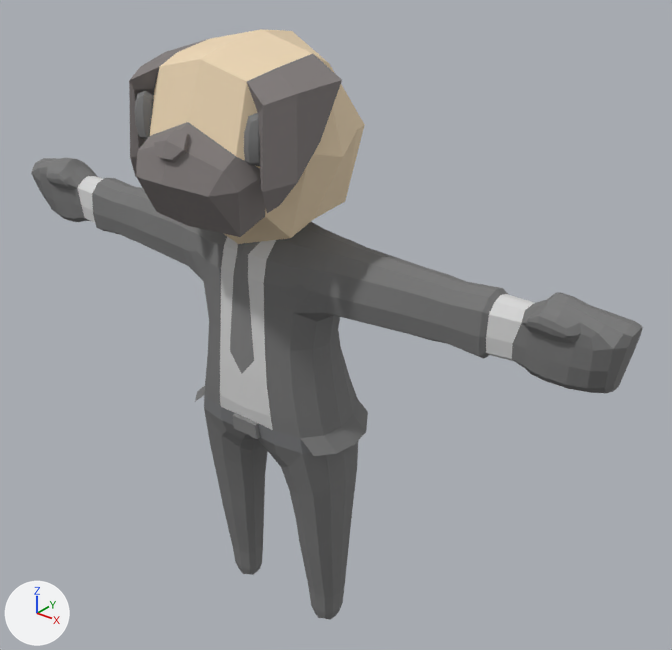
What one commit did to the glTF model client/public/assets/characters/Pug.glb.
Camera for both pictures: a camera (50 mm lens) standing at (0.654, -0.704, 0.858) and looking at (0.056, 0.043, 0.395). Arrows for +X, +Y and +Z are at lower left; the lights stay in place. The older version comes first. Where no turn or scale is listed for an object, it has been applied to the vertices. Vertices at exactly the same position are counted once.

Objects in the first picture: 'Body'.
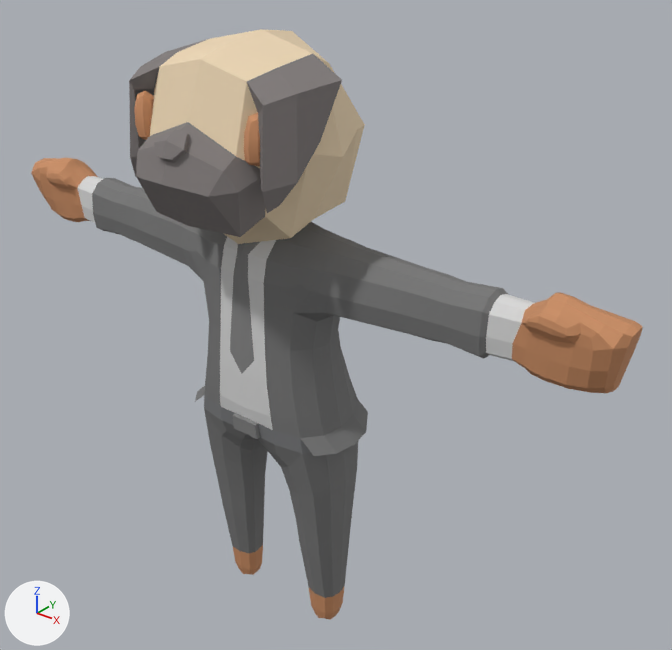
What changed in the scene script:
```text
Change me_mesh_0:
    where me_mesh_0.from_pydata(...)  # 1071 vertices, 2124 faces; spans x -0.414..0.414, y -0.148..0.099, z -0.005..0.72
    used by ob_body; location = (0.0, 0.0, 0.0)
    me_mesh_0 part 1: 856 faces centred in x -0.413..0.413, y -0.107..0.031, z -0.003..0.662 are repainted in the vertex colours; the middle colour goes from grey #797979 to orange #c98d63
```

Boxes [x1, y1, x2, y2] around the edits, measured in the pictures (672 x 650 px):
part 1 of me_mesh_0, recoloured
    both: [31, 91, 642, 620]
